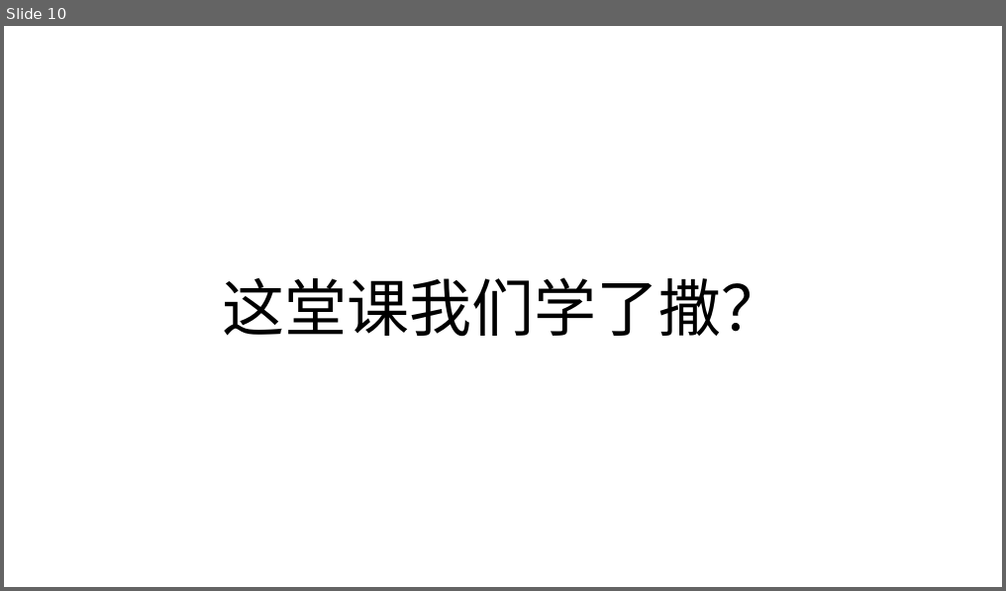
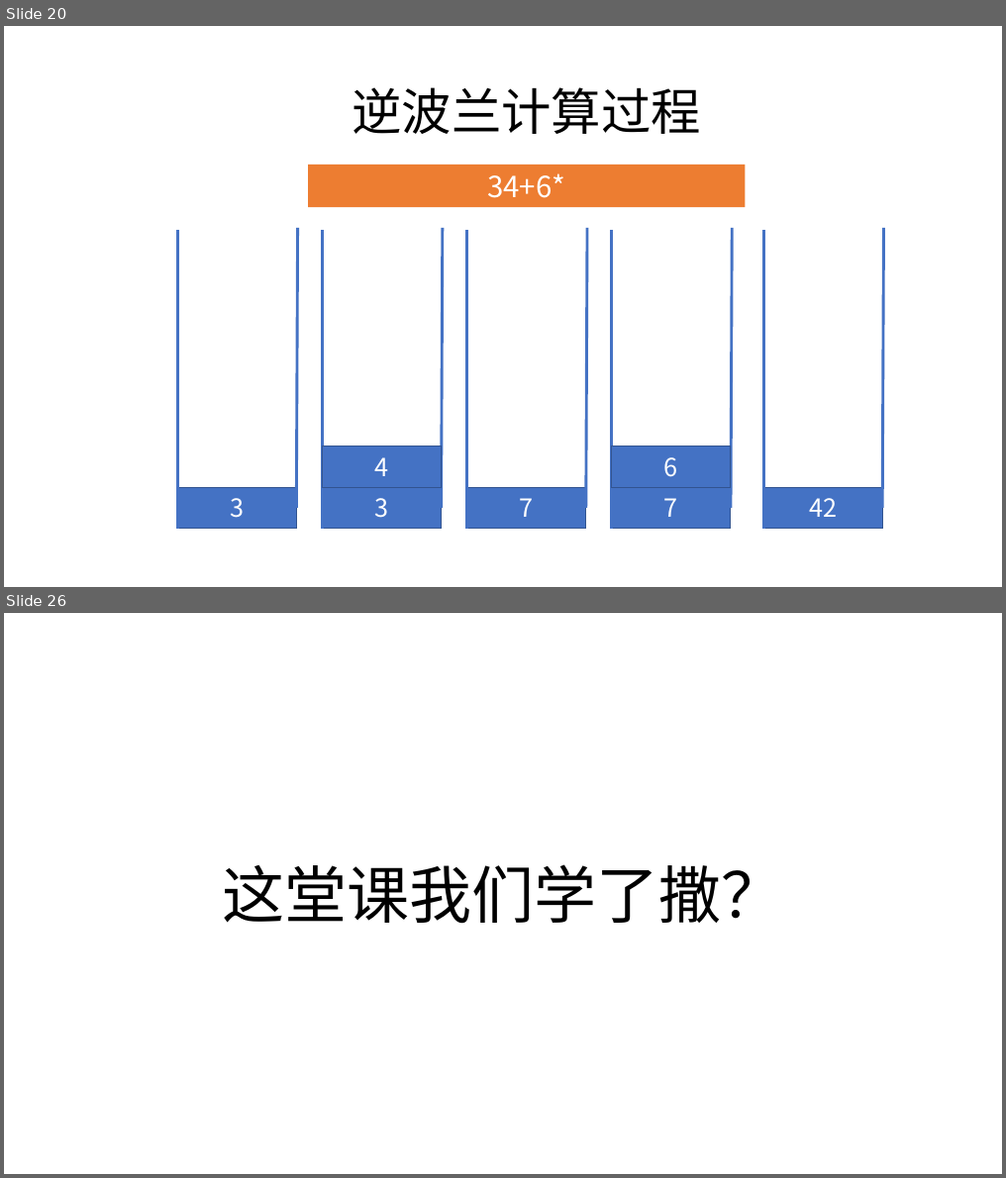
Before and after one commit to zjyesir/hmc_data_structure, a slide deck: ppt/3.1栈.pptx. Shown one above the other, each under a label of ours: slide 10 before the commit, slides 20 and 26 after it; the slides between them are not shown. The pictures are 1006x591 and 1006x1178 pixels, drawn with LibreOffice and Linux fonts; fonts in the diff are those of the drawing; background and template pictures are left out. Boxes give left, top, right and bottom in pixels: in the first picture for what was removed or moved away, otherwise in the second. Text is boxed around its words. In the diff, an @@ line names an element or a change of style, - is before the commit and + after.

```diff
--- a/ppt/3.1栈.pptx
+++ b/ppt/3.1栈.pptx
@@ slide 20 added at [4, 26, 1002, 587], background picture (left out) @@
@@ text added at [351, 87, 701, 134], 48 pt, text #000000 @@
+逆波兰计算过程
@@ rectangle added at [308, 165, 746, 207], fill #ED7D31, 28 pt, text #FFFFFF @@
+34+6*
@@ line added from (177, 528) to (177, 230), #4472C4 2.75 pt @@
@@ line added from (297, 508) to (297, 228), #4472C4 2.75 pt @@
@@ line added from (322, 528) to (322, 230), #4472C4 2.75 pt @@
@@ line added from (442, 508) to (443, 228), #4472C4 2.75 pt @@
@@ line added from (467, 528) to (467, 230), #4472C4 2.75 pt @@
@@ line added from (586, 508) to (587, 228), #4472C4 2.75 pt @@
@@ line added from (612, 528) to (612, 230), #4472C4 2.75 pt @@
@@ line added from (731, 508) to (733, 228), #4472C4 2.75 pt @@
@@ line added from (764, 528) to (764, 230), #4472C4 2.75 pt @@
@@ line added from (883, 508) to (884, 228), #4472C4 2.75 pt @@
@@ rectangle added at [322, 447, 442, 488], fill #4472C4, outline #325491 1 pt, 24 pt, text #FFFFFF @@
+4
@@ rectangle added at [612, 447, 731, 488], fill #4472C4, outline #325491 1 pt, 24 pt, text #FFFFFF @@
+6
@@ rectangle added at [177, 488, 297, 529], fill #4472C4, outline #325491 1 pt, 24 pt, text #FFFFFF @@
+3
@@ rectangle added at [322, 488, 442, 529], fill #4472C4, outline #325491 1 pt, 24 pt, text #FFFFFF @@
+3
@@ rectangle added at [467, 488, 586, 529], fill #4472C4, outline #325491 1 pt, 24 pt, text #FFFFFF @@
+7
@@ rectangle added at [612, 488, 731, 529], fill #4472C4, outline #325491 1 pt, 24 pt, text #FFFFFF @@
+7
@@ rectangle added at [764, 488, 883, 529], fill #4472C4, outline #325491 1 pt, 24 pt, text #FFFFFF @@
+42
@@ what was slide 10 is now slide 26 @@
```
Also in this commit, not shown: 5 slides changed, 18 other slides added, 4 slides removed, 11 other files.
